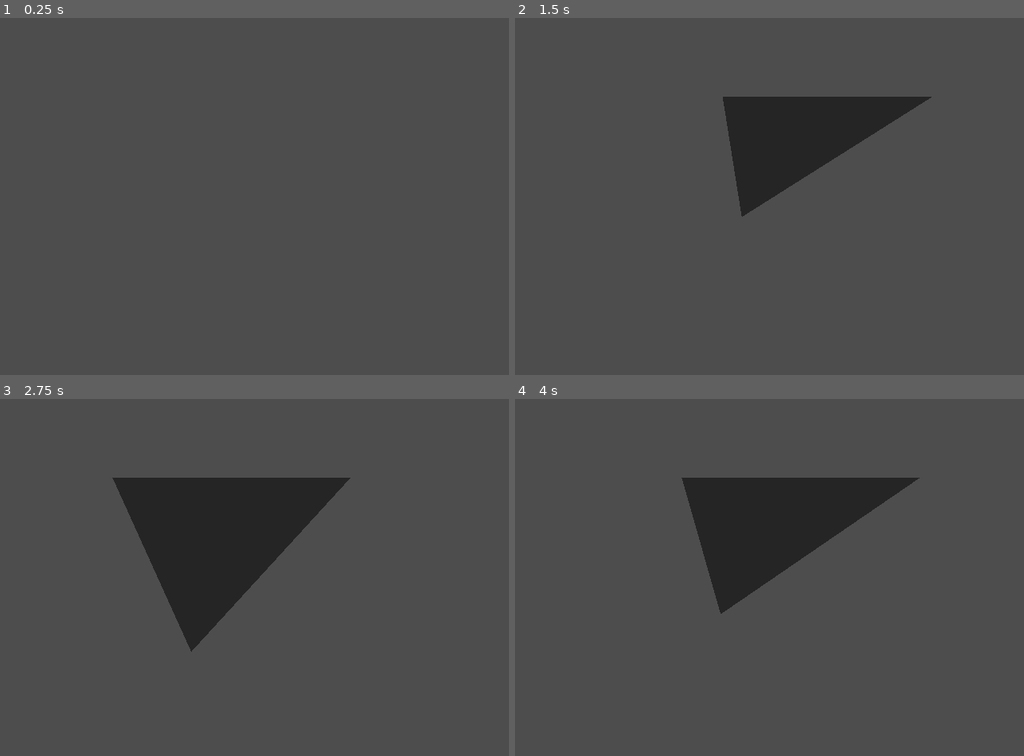
Above: before the commit, frames 1-4 (two rows, left to right).
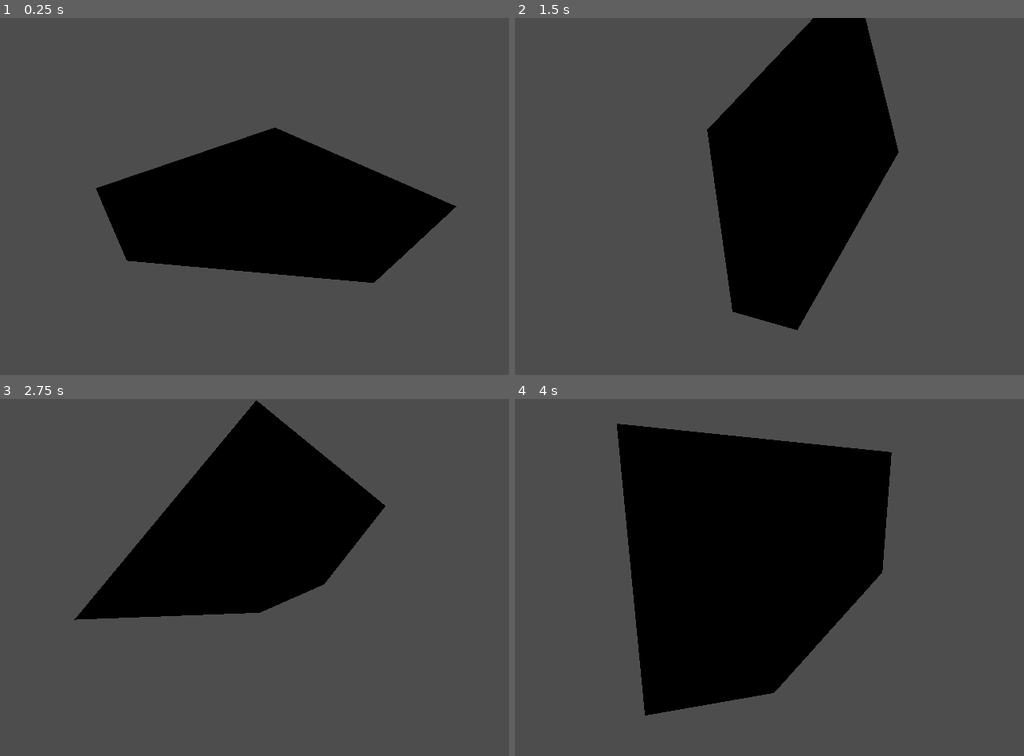
Above: after the commit, the same moments.

Repository: vaaar/OriGaming
Game: Godot game, scene res://origami_view.tscn
Two runs of this game, one before a commit and one after it. Both use one fixed random seed, a clock stepped at 60 frames per second and the inputs below.
Inputs (mouse positions are in pixels of both pictures, inside the frame that each line leads up to):
- Up to frame 1 (0.25 s): no input
- Up to frame 2 (1.5 s): tap Enter at 0.5 s; move the mouse to (912, 178) at 0.52 s; hold Right 0.53-1.28 s; tap N at 0.6 s; click (912, 178) at 0.67 s; tap M at 0.8, 1.35 s; move the mouse to (647, 214) at 1.27 s; hold Down from 1.28 s (still down)
- Up to frame 3 (2.75 s): tap N at 1.55, 2.1 s; move the mouse to (320, 498) at 2.02 s; release Down at 2.03 s; hold Right from 2.03 s (still down); tap M at 2.3 s
- Up to frame 4 (4 s): move the mouse to (744, 648) at 2.77 s; release Right at 2.78 s; hold Up 2.78-3.53 s; tap M at 2.85, 3.8 s; click (744, 648) at 2.92 s; tap N at 3.05, 3.6 s; move the mouse to (962, 631) at 3.52 s; hold Left from 3.53 s (still down)

The runs differ from the first frame. In frame 1, 20% of the frame differs, in the area x 18-90%, y 30-75%; in frame 2, 22%; in frame 3, 21%; in frame 4, 33%, in the area x 20-80%, y 6-89%.

Commit message:
fix hardcoded value in fold plane split algorithm

Diff:
--- a/MeshRepresentation.gd
+++ b/MeshRepresentation.gd
@@ -8,7 +8,7 @@
 var debug_tp_old = []
 var debug_tp_new = []
 # Points defined as list of Vector2
-"""var points = [
+var points = [
 	Vector3(-10, 0, 10),
 	Vector3(10,0,10),
 	Vector3(10, 0, 0),
@@ -16,19 +16,19 @@
 	Vector3(0, 0, -10),
 	Vector3(-10, 0, -10)
 ]
-var planes = [[0, 1, 2, 3, 4, 5]]"""
-
-var points = [
-	Vector3(-10, 10, 0),
-	Vector3(10, 10, 0),
-	Vector3(10, -10, 0),
-	Vector3(-10, -10, 0)
-	]
-var planes = [[0, 1, 2, 3]]
+var planes = [[0, 1, 2, 3, 4, 5]]
+
+#var points = [
+	#Vector3(-10, 10, 0),
+	#Vector3(10, 10, 0),
+	#Vector3(10, -10, 0),
+	#Vector3(-10, -10, 0)
+	#]
+#var planes = [[0, 1, 2, 3]]
 
 # Line defined as indices
-var start_point = 1
-var end_point = 3
+var start_point = 2
+var end_point = 4
 var transform_fold : TransformFold;
 
 enum Mode {
@@ -45,8 +45,8 @@
 # Called when the node enters the scene tree for the first time.
 func _ready() -> void:
 	transform_fold = TransformFold.new()
-	start_point = 1
-	end_point = 3
+	#start_point = 1
+	#end_point = 3
 	fold()
 	print(points)
 	print(planes)
@@ -55,10 +55,10 @@
 	if event is InputEventKey and event.pressed:
 		if event.keycode == KEY_N:
 			print("N was pressed")
-			get_node(mesh_path).recreate_plane_scene(debug_tp_new)
+			#get_node(mesh_path).recreate_plane_scene(debug_tp_new)
 		if event.keycode == KEY_M:
 			print("M was pressed")
-			get_node(mesh_path).recreate_plane_scene(debug_tp_old)
+			#get_node(mesh_path).recreate_plane_scene(debug_tp_old)
 # Called when user clicks a point in space & collides.
 func on_point_click(pt):
 	var closest_pt = get_closest_point(pt)
@@ -74,6 +74,7 @@
 		arr1.append_array(arr2)
 
 func get_points_from_fold(start_pt, end_pt, pts, is_inside, include_line):
+	print(start_pt)
 	if (is_inside):
 		var arr = []
 		append_arr(arr, range(start_pt + 1, end_pt))
@@ -86,10 +87,14 @@
 	else:
 		var arr = []
 		append_arr(arr, range(0, start_pt))
+		print(arr)
 		if include_line:
-			arr.insert(0, start_pt)
+			arr.append(start_pt)
+			print(arr)
 			arr.append(end_pt)
+			print(arr)
 		append_arr(arr, range(end_pt + 1, len(pts)))
+		print(arr)
 		return arr
 
 
@@ -138,9 +143,11 @@
 		triangular_planes.append(TriangularPlane.new(PackedVector3Array(triangular_plane_points)))
 
 
-	debug_tp_old.append_array(triangular_planes)
+	debug_tp_old = triangular_planes
 
 	#var new_triangular_planes = triangular_planes
+	print("Current rendered plane indices")
+	print(planes)
 	var new_triangular_planes = transform_fold.fold(points[start_point], points[end_point], PI, final_indices, triangular_planes.duplicate())
 	get_node(mesh_path).recreate_plane_scene(new_triangular_planes)
 	# todo, update the points in my representation
--- a/mesh.gd
+++ b/mesh.gd
@@ -7,11 +7,13 @@
 func _ready() -> void:
 	#pass # Replace with function body.
 	#$Camera
-	create_mesh()
+	#create_mesh()
+	print("Current mesh???")
+	print(mesh.to_string())
 	pass
 
 func create_mesh() -> void:
-	var array_mesh = ArrayMesh.new()
+	#var array_mesh = ArrayMesh.new()
 
 	#var test_vertices = PackedVector3Array(
 		#[
@@ -24,15 +26,15 @@
 		#]
 	#)
 
-	var test_vertices = PackedVector3Array(
-		[
-			Vector3(-5, 0, 5),
-			Vector3(5, 0, 5),
-			Vector3(-5, 0, -5)
-		]
-	)
-
-	var tp = TriangularPlane.new(test_vertices)
+	#var test_vertices = PackedVector3Array(
+		#[
+			#Vector3(-5, 0, 5),
+			#Vector3(5, 0, 5),
+			#Vector3(-5, 0, -5)
+		#]
+	#)
+	#
+	#var tp = TriangularPlane.new(test_vertices)
 
 	#var surf = tp.export_surface()
 	#
@@ -41,22 +43,27 @@
 	#
 	#mesh = array_mesh
 
-	recreate_plane_scene([tp])
+	#recreate_plane_scene([tp])
 
 	self.global_transform.origin = Vector3(0,0,0)
 
 func recreate_plane_scene(planes):
 	var new_arraymesh = ArrayMesh.new()
 
-	for p: TriangularPlane in planes:
-		var exp = p.export_surface()
+	#for p: TriangularPlane in planes:
+	for p_ind in range(len(planes)):
+		var exp = planes[p_ind].export_surface()
 		var next_mesh = exp["mesh_array"]
 		new_arraymesh.add_surface_from_arrays(Mesh.PRIMITIVE_TRIANGLES, next_mesh)
+		new_arraymesh.surface_set_material (p_ind, preload("res://mesh_no_culling_mat.tres"))
 
 	mesh = new_arraymesh
 
 func rotate_through_vertical_axis(angle: float):
 	rotate_y(deg_to_rad(angle))
+
+func rotate_through_horizontal_axis(angle: float):
+	rotate_x(deg_to_rad(angle))
 
 # Called every frame. 'delta' is the elapsed time since the previous frame.
 func _process(delta: float) -> void:
@@ -65,3 +72,7 @@
 		rotate_through_vertical_axis(-speed * delta)
 	elif Input.is_key_pressed(KEY_RIGHT):
 		rotate_through_vertical_axis(speed * delta)
+	elif Input.is_key_pressed(KEY_UP):
+		rotate_through_horizontal_axis(-speed * delta)
+	elif Input.is_key_pressed(KEY_DOWN):
+		rotate_through_horizontal_axis(speed * delta)
--- /dev/null
+++ b/mesh_no_culling_mat.tres
@@ -0,0 +1,4 @@
+[gd_resource type="ORMMaterial3D" format=3 uid="uid://bejvksobow3db"]
+
+[resource]
+cull_mode = 2
--- a/origami_view.tscn
+++ b/origami_view.tscn
@@ -1,6 +1,7 @@
 [gd_scene load_steps=8 format=3 uid="uid://cx34wy0jou3xl"]
 
 [ext_resource type="Script" path="res://mesh.gd" id="1_pgmcf"]
+[ext_resource type="Material" uid="uid://bejvksobow3db" path="res://mesh_no_culling_mat.tres" id="1_yweo6"]
 [ext_resource type="Script" path="res://camera_3d.gd" id="2_3ht8o"]
 [ext_resource type="Script" path="res://MeshRepresentation.gd" id="3_l5n77"]
 
@@ -8,14 +9,13 @@
 
 [sub_resource type="CameraAttributesPractical" id="CameraAttributesPractical_qekac"]
 
-[sub_resource type="ShaderMaterial" id="ShaderMaterial_od721"]
-
-[sub_resource type="ArrayMesh" id="ArrayMesh_yup8e"]
+[sub_resource type="ArrayMesh" id="ArrayMesh_0w4ge"]
 _surfaces = [{
 "aabb": AABB(-5, 0, -5, 10, 1e-05, 10),
 "format": 34359742465,
 "index_count": 3,
 "index_data": PackedByteArray(0, 0, 2, 0, 1, 0),
+"material": ExtResource("1_yweo6"),
 "primitive": 3,
 "uv_scale": Vector4(0, 0, 0, 0),
 "vertex_count": 3,
@@ -28,18 +28,18 @@
 environment = SubResource("Environment_2c0uj")
 camera_attributes = SubResource("CameraAttributesPractical_qekac")
 
-[node name="MeshInstance3D" type="MeshInstance3D" parent="WorldEnvironment"]
-transform = Transform3D(-0.567678, 0, -0.823269, 0, 1, 0, 0.823269, 0, -0.567678, 0, 0, 0)
-material_override = SubResource("ShaderMaterial_od721")
-mesh = SubResource("ArrayMesh_yup8e")
+[node name="MainMesh" type="MeshInstance3D" parent="WorldEnvironment"]
+transform = Transform3D(0.604178, 0.0392758, 0.795923, 0.652515, -0.59781, -0.465771, 0.457514, 0.80072, -0.386818, 0, 0, 0)
+mesh = SubResource("ArrayMesh_0w4ge")
 skeleton = NodePath("../..")
+surface_material_override/0 = ExtResource("1_yweo6")
 script = ExtResource("1_pgmcf")
 
 [node name="Camera3D" type="Camera3D" parent="WorldEnvironment"]
-transform = Transform3D(1, 0, 0, 0, 1, 0, 0, 0, 1, 0, 10, 15)
-fov = 100.0
+transform = Transform3D(1, 0, 0, 0, -4.37114e-08, 1, 0, -1, -4.37114e-08, 0, 20, 0)
+fov = 70.0
 script = ExtResource("2_3ht8o")
 
 [node name="MeshRepresentation" type="Node3D" parent="."]
 script = ExtResource("3_l5n77")
-mesh_path = NodePath("../WorldEnvironment/MeshInstance3D")
+mesh_path = NodePath("../WorldEnvironment/MainMesh")
